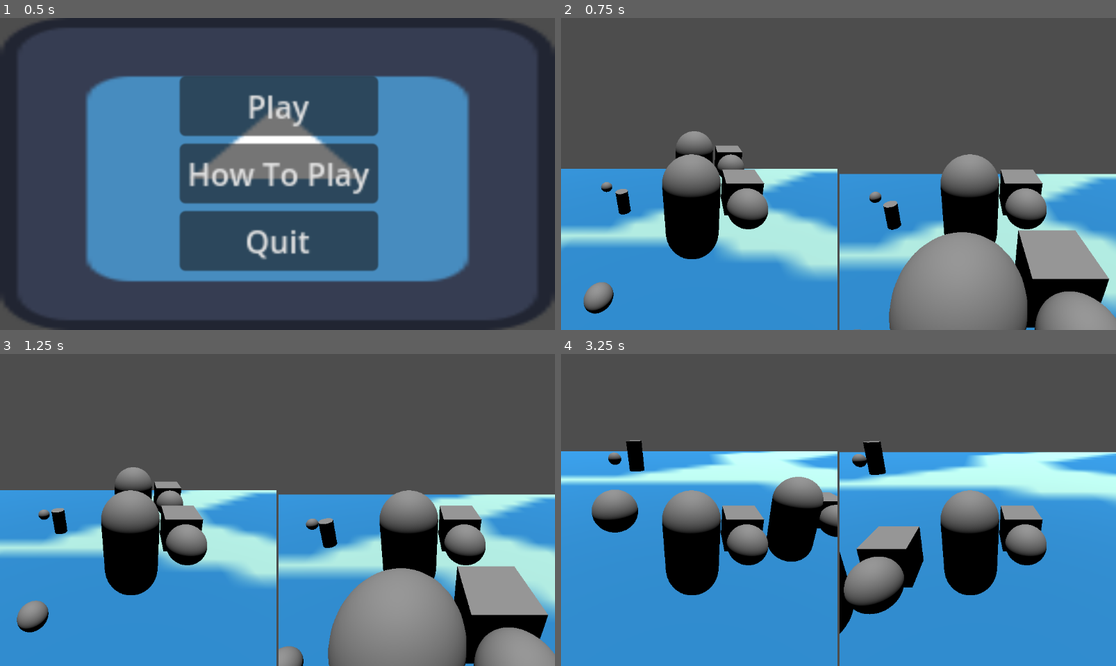
Above: before the commit, frames 1-4 (two rows, left to right).
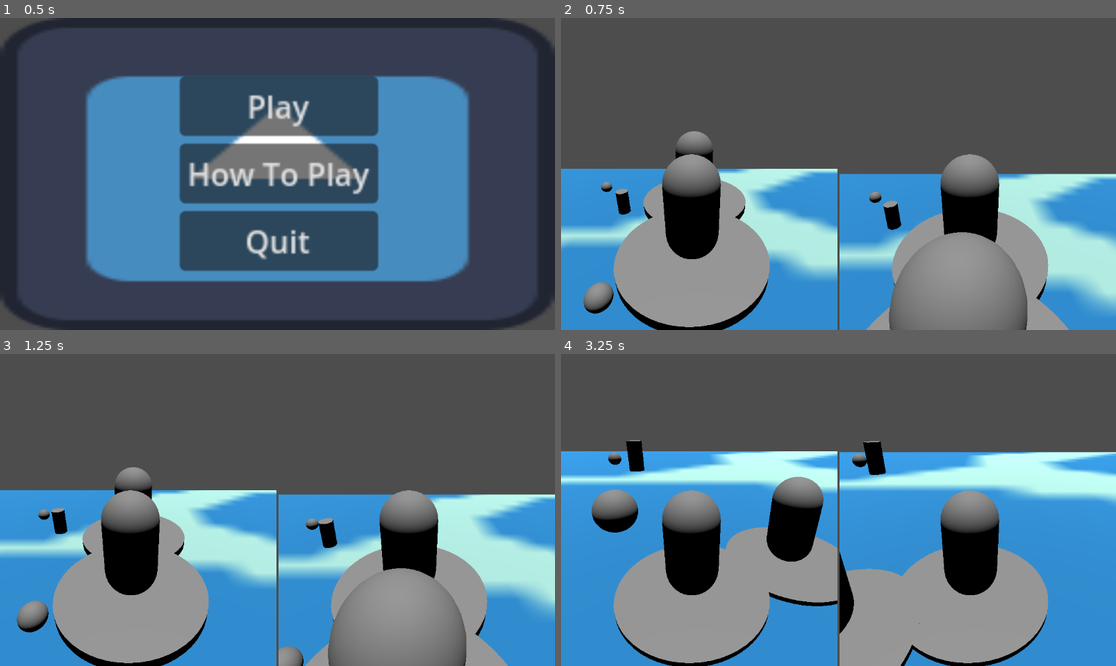
Above: after the commit, the same moments.

Repository: arry424/Chaunch
Game: Godot game, scene res://main_menu.tscn
Same seed, same stepped clock (60 frames per second), same inputs: the game is played once before the commit and once after it. The engine's default icon, where the game draws it, is replaced by a stand-in: a white triangle on a blue panel in a dark square.
Inputs (mouse positions are in pixels of both pictures, inside the frame that each line leads up to):
- Up to frame 1 (0.5 s): no input
- Up to frame 2 (0.75 s): click "Play" at 0.5 s
- Up to frame 3 (1.25 s): no input
- Up to frame 4 (3.25 s): move the mouse to (810, 572) at 1.27 s; hold W (move_forward) 1.28-2.78 s; tap E (pick_up) at 1.35, 2.3, 2.85 s; tap Space (jump) at 1.52, 2.27 s; tap R (throw) at 1.55, 2.1, 3.05 s; move the mouse to (1005, 556) at 2.02 s; move the mouse to (672, 463) at 2.77 s; hold A (move_left) from 2.78 s (still down)

Frame 1 is identical in both runs. In frame 2, 16% of the frame differs, in the area x 9-100%, y 40-100%; in frame 3, 16%; in frame 4, 24%, in the area x 9-88%, y 44-100%.

Commit message:
chain update

Diff:
--- a/code/chain.gd
+++ b/code/chain.gd
@@ -20,8 +20,8 @@
 	if Input.is_action_pressed(pick_up) and canPickUp and is_colliding:
 		last_collided_object.reparent(self)
 		last_collided_object.freeze = true
-		last_collided_object.position = Vector3(0.2, 0, 0)
-		last_collided_object.rotation = Vector3(-45, 0, 0)
+		last_collided_object.position = Vector3(0, 3, 0)
+		last_collided_object.rotation = Vector3(-90, 0, 0)
 		last_collided_object.set_collision_layer_value(7, false)
 		last_held_object = last_collided_object
 		canPickUp = false
@@ -41,7 +41,7 @@
 		var direction_vector = ray.get_target_position()
 		#direction_vector = direction_vector.normalized()  # Normalize for unit length
 		print(direction_vector)
-		last_held_object.set_axis_velocity(Vector3(direction_vector.x * 3, 2, direction_vector.z * 3))
+		last_held_object.set_axis_velocity(Vector3(direction_vector.x * 3, 0, direction_vector.z * 3))
 		canPickUp = true
 
 
--- a/scenes/chain.tscn
+++ b/scenes/chain.tscn
@@ -1,15 +1,19 @@
-[gd_scene load_steps=6 format=3 uid="uid://dh3c8ksu4np6l"]
+[gd_scene load_steps=5 format=3 uid="uid://dh3c8ksu4np6l"]
 
 [ext_resource type="Script" path="res://code/chain.gd" id="1_br1sp"]
 
-[sub_resource type="SphereShape3D" id="SphereShape3D_aehym"]
-radius = 0.75
+[sub_resource type="CylinderShape3D" id="CylinderShape3D_vyu48"]
+height = 0.25
+radius = 1.0
 
-[sub_resource type="SphereMesh" id="SphereMesh_kqx5t"]
+[sub_resource type="CylinderMesh" id="CylinderMesh_42qln"]
+top_radius = 2.0
+bottom_radius = 2.0
+height = 0.25
 
-[sub_resource type="SphereShape3D" id="SphereShape3D_mkych"]
-
-[sub_resource type="BoxMesh" id="BoxMesh_e46r1"]
+[sub_resource type="CylinderShape3D" id="CylinderShape3D_g7hmx"]
+height = 0.25
+radius = 2.0
 
 [node name="Chain" type="RigidBody3D"]
 collision_layer = 4
@@ -17,26 +21,22 @@
 script = ExtResource("1_br1sp")
 
 [node name="CollisionShape3D" type="CollisionShape3D" parent="."]
-shape = SubResource("SphereShape3D_aehym")
+process_mode = 4
+shape = SubResource("CylinderShape3D_vyu48")
 
 [node name="MeshInstance3D" type="MeshInstance3D" parent="."]
 transform = Transform3D(1.435, 0, 0, 0, 1.435, 0, 0, 0, 1.435, 0, 0, 0)
-mesh = SubResource("SphereMesh_kqx5t")
+mesh = SubResource("CylinderMesh_42qln")
 
 [node name="Area3D" type="Area3D" parent="."]
 collision_layer = 4
 collision_mask = 64
 
 [node name="CollisionShape3D" type="CollisionShape3D" parent="Area3D"]
-transform = Transform3D(1.655, 0, 0, 0, 1.655, 0, 0, 0, 1.655, 0, 0, 0)
-shape = SubResource("SphereShape3D_mkych")
+shape = SubResource("CylinderShape3D_g7hmx")
 
 [node name="RayCast3D" type="RayCast3D" parent="."]
 transform = Transform3D(-1, 8.74228e-08, 3.82137e-15, 0, -4.37114e-08, 1, 8.74228e-08, 1, 4.37114e-08, -0.00178552, 0, -0.47928)
 
-[node name="MeshInstance3D2" type="MeshInstance3D" parent="."]
-transform = Transform3D(0.715, 0, 0, 0, 0.715, 0, 0, 0, 0.715, 0, 0, -0.668758)
-mesh = SubResource("BoxMesh_e46r1")
-
 [connection signal="body_entered" from="Area3D" to="." method="_on_area_3d_body_entered"]
 [connection signal="body_exited" from="Area3D" to="." method="_on_area_3d_body_exited"]
--- a/scenes/player.tscn
+++ b/scenes/player.tscn
@@ -18,7 +18,7 @@
 shape = SubResource("CapsuleShape3D_w3mry")
 
 [node name="Chain" parent="." instance=ExtResource("2_s6sna")]
-transform = Transform3D(1, 0, 0, 0, 1, 0, 0, 0, 1, 1, 0, 0)
+transform = Transform3D(1, 0, 0, 0, 1, 0, 0, 0, 1, 2.08165e-12, -1, 2.08165e-12)
 
 [node name="CollisionShape3D" parent="Chain" index="0"]
 transform = Transform3D(0.5, 0, 0, 0, 0.5, 0, 0, 0, 0.5, 0, 0, 0)
